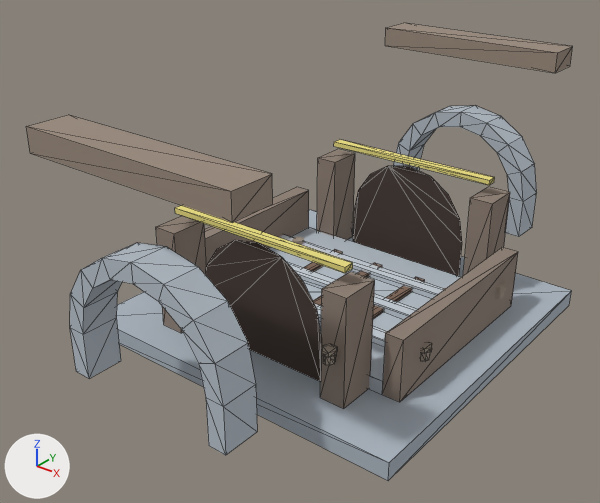
Two versions of the glTF model buildings/tunnel/models/tunnel_flat.glb, one commit apart.
Both versions are drawn from a 50 mm lens placed at (1.24, -1.733, 1.249), pointed at (-0.058, -0.112, 0.243). Every picture has the same lights, and +X, +Y and +Z are marked at lower left. The first picture is the older version. Mesh edges are drawn as thin lines on the coarser meshes. Where no turn or scale is listed for an object, it has been applied to the vertices. Vertices at exactly the same position are counted once.

In view in the first picture: 'BackPost_0', 'BackPost_1', 'BackTopBeam', 'BasePlatform', 'CoverPlate', 'FrontPost_1', 'FrontTopBeam', 'PortalBack', 'PortalFront', 'SideWall_1', 'VoidBack', 'VoidFront' and 14 more.
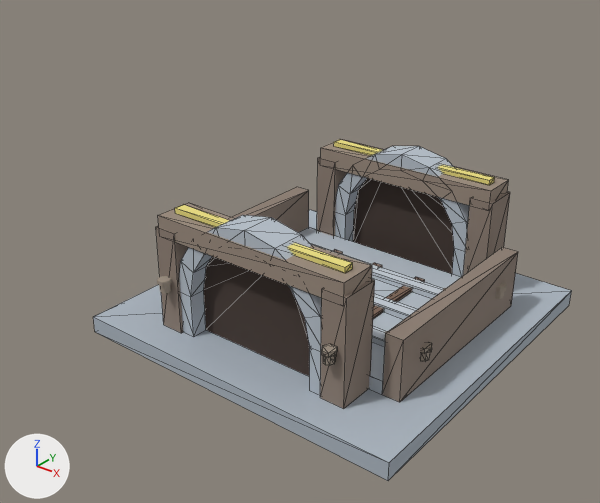
The newer file is also rescaled (x2.0) as a whole; pictures and numbers use the older file's frame.

What the commit changed:
me_box_010 is used by ob_backtopbeam; location (0.0, 0.704, 0.65).
me_box_010 had 8 vertices, 12 faces and spanned x -0.3..0.3, y -0.055..0.055, z 0.0..0.06.
me_box_010 now has 8 vertices, 12 faces and spans x -0.3..0.3, y -0.407..-0.297, z -0.325..-0.265.
me_box_010 part 1: the whole mesh is moved by (0.0, -0.352, -0.325).
me_box_007 is used by ob_fronttopbeam; location (0.0, -0.696, 0.65).
me_box_007 had 8 vertices, 12 faces and spanned x -0.3..0.3, y -0.055..0.055, z 0.0..0.06.
me_box_007 now has 8 vertices, 12 faces and spans x -0.3..0.3, y 0.293..0.403, z -0.325..-0.265.
me_box_007 part 2: the whole mesh is moved by (0.0, 0.348, -0.325).
me_archportal_001 is used by ob_portalback; location (0.0, 0.704, 0.1).
me_archportal_001 had 44 vertices, 84 faces and spanned x -0.25..0.25, y -0.05..0.05, z 0.0..0.375.
me_archportal_001 now has 44 vertices, 84 faces and spans x -0.25..0.25, y -0.402..-0.302, z -0.05..0.325.
me_archportal_001 part 3: the whole mesh is moved by (0.0, -0.352, -0.05).
me_archportal is used by ob_portalfront; location (0.0, -0.696, 0.1).
me_archportal had 44 vertices, 84 faces and spanned x -0.25..0.25, y -0.05..0.05, z 0.0..0.375.
me_archportal now has 44 vertices, 84 faces and spans x -0.25..0.25, y 0.298..0.398, z -0.05..0.325.
me_archportal part 4: the whole mesh is moved by (0.0, 0.348, -0.05).

Changed parts and their boxes (x1, y1, x2, y2) in the pictures (600 x 503 px):
'PortalFront', moved: before (70, 243, 257, 455); after (179, 215, 322, 395)
'FrontTopBeam', moved: before (26, 115, 273, 223); after (158, 203, 372, 298)
'PortalBack', moved: before (393, 105, 537, 237); after (335, 146, 470, 277)
'BackTopBeam', moved: before (385, 23, 573, 73); after (321, 139, 509, 205)
